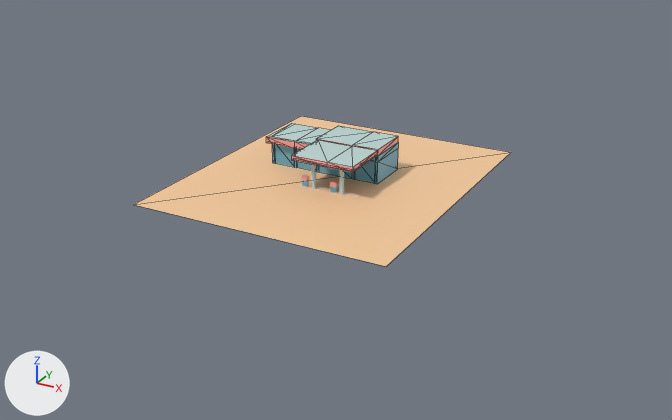
Renders of the glTF model src/resources/3d/high-end/gas station.glb from each side of a commit.
Camera for both pictures: a 50 mm lens placed at (96.1, -145.5, 79.0), pointed at (5.5, 19.3, -3.4). The lights are fixed; the arrows at lower left show +X, +Y and +Z. Mesh edges are drawn as thin lines on the coarser meshes. Vertices at the same position are counted once.

The scene before the commit, as lines of its bpy script (objects in view):
```python
me_building = bpy.data.meshes.new('building')
me_building.from_pydata(...)  # 94 vertices, 172 faces; spans x -18.4..10.4, y 18.1..40.2, z 0.0..8.2
me_building.materials.append(mat_material)  # picture img_gas_station
me_ground = bpy.data.meshes.new('ground')
me_ground.from_pydata(...)  # 4 vertices, 2 faces; spans x -30.0..30.0, y -6.0..64.0, z 0.0
me_ground.materials.append(mat_material)  # picture img_gas_station
# before: 0 (-30.0, -6.0, 0.0) at pixel (133, 204), 1 (30.0, -6.0, 0.0) at pixel (386, 266), 2 (-30.0, 64.0, 0.0) at pixel (301, 115), 3 (30.0, 64.0, 0.0) at pixel (511, 152)
ob_building = bpy.data.objects.new('building', me_building)
ob_building.location = (0.0, 0.0, 0.0)
ob_ground = bpy.data.objects.new('ground', me_ground)
ob_ground.location = (0.0, 0.0, 0.0)
```
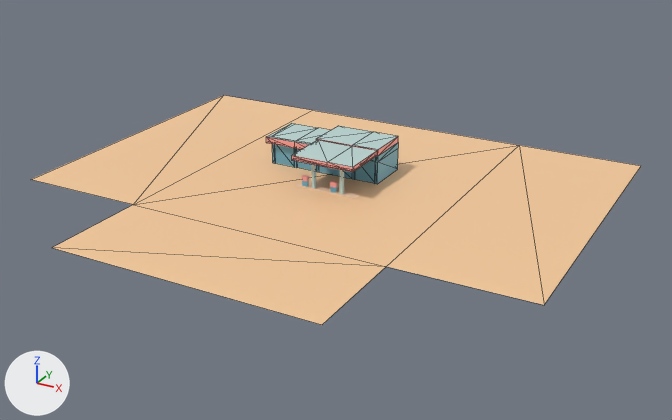
Where the change shows, as pixel boxes (x1, y1, x2, y2) in the pictures (672 x 420 px):
'ground', reshaped (62% wider, 53% taller): before (134, 116, 511, 266); after (31, 95, 641, 325)

The change, as a diff of the scene's bpy script:
```diff
--- a/src/resources/3d/high-end/gas station.glb.py
+++ b/src/resources/3d/high-end/gas station.glb.py
@@ me_ground @@
 # used by ob_ground; location = (0.0, 0.0, 0.0)
 # verts and faces of me_ground; kept vertices keep their numbers, new ones are numbered from 4
-me_ground.from_pydata(...)  # 4 vertices, 2 faces; spans x -30.0..30.0, y -6.0..64.0, z 0.0
+me_ground.from_pydata(...)  # 10 vertices, 8 faces; spans x -60.0..60.0, y -30.0..70.0, z 0.0
+# me_ground part 1
+verts[2] = (-30.0, 70.0, 0.0)  # moved, pixel (312, 110)
+verts[3] = (30.0, 70.0, 0.0)  # moved, pixel (519, 145)
+verts[4] = (-30.0, -30.0, 0.0)  # pixel (51, 247)
+verts[5] = (30.0, -30.0, 0.0)  # pixel (322, 324)
+verts[6] = (-60.0, -6.0, 0.0)  # pixel (30, 179)
+verts[7] = (-60.0, 70.0, 0.0)  # pixel (223, 95)
+verts[8] = (60.0, -6.0, 0.0)  # pixel (544, 305)
+verts[9] = (60.0, 70.0, 0.0)  # pixel (641, 165)
+faces += [(0, 4, 1), (1, 4, 5), (0, 2, 7), (0, 7, 6), (1, 8, 3), (3, 8, 9)]
 me_ground.materials.append(mat_material)
```
